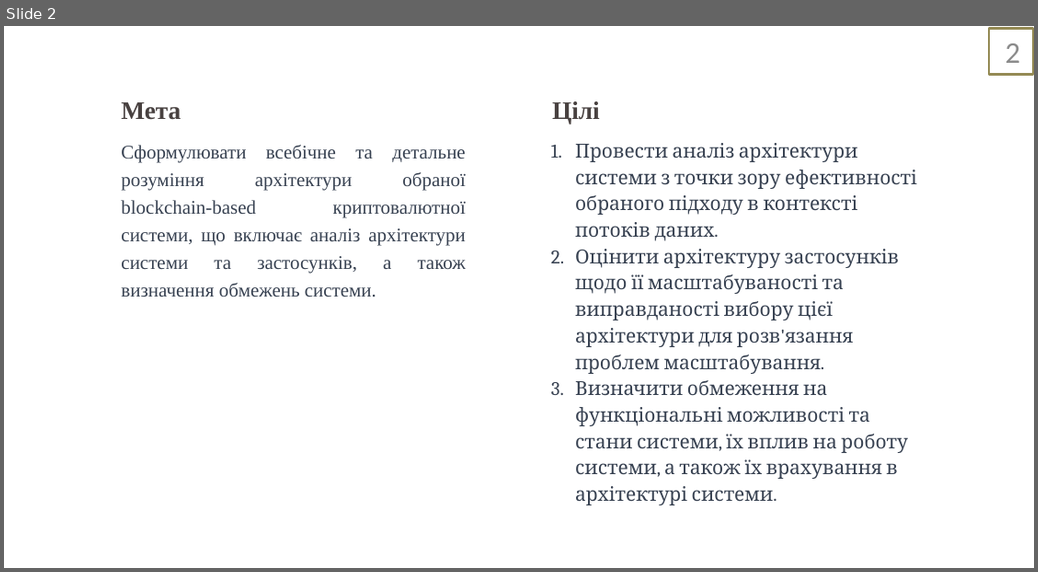
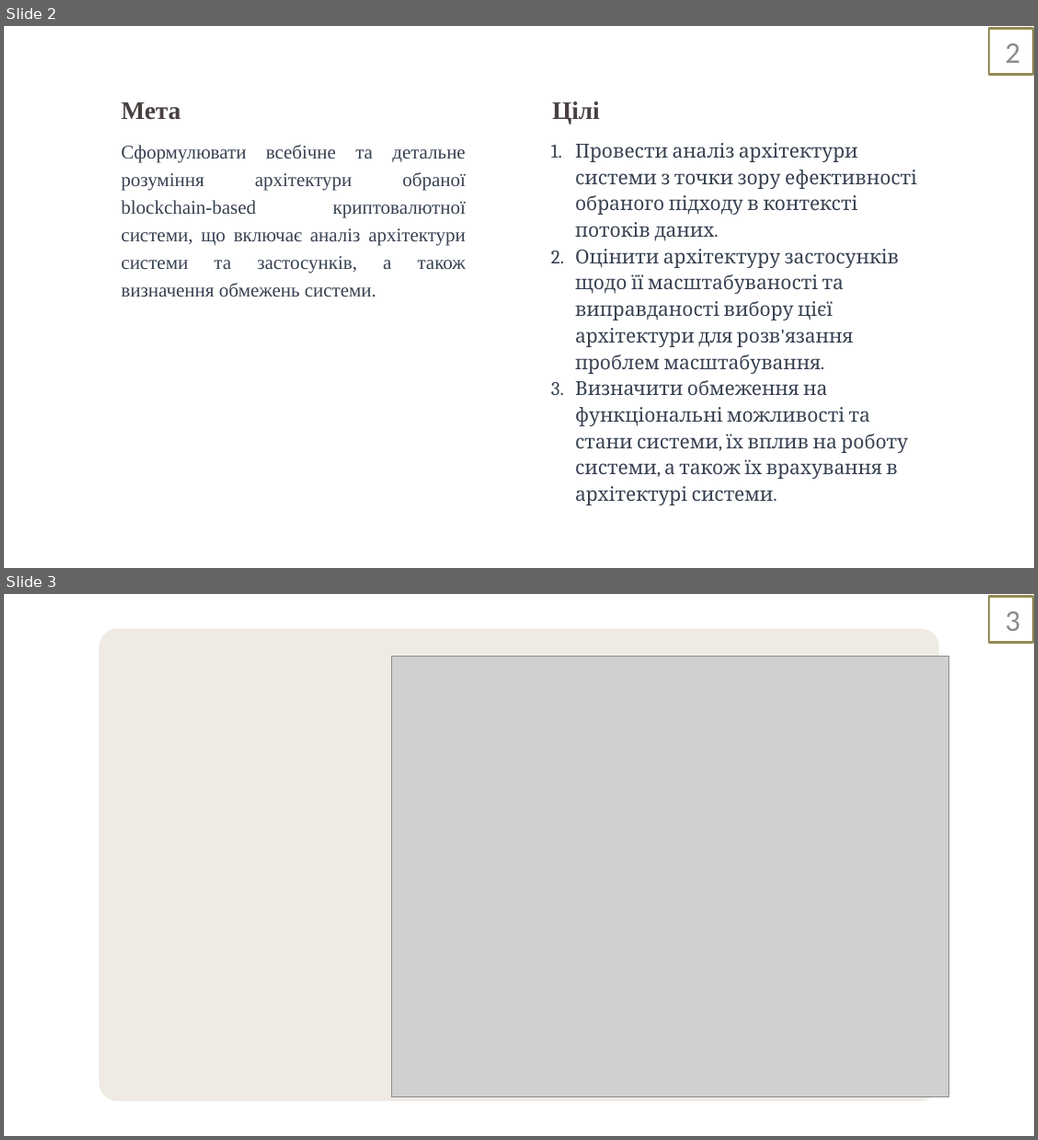
Before and after one commit to Sunr1s/BlockChain, a slide deck: sad/blokchejn-platforma-dlya-avtomatizovanoyi-platizhnoyi-sistemi-zahist-zvitu-z-tehnologichnoyi-praktiki-2023-5-30-16-16-39.pptx. Shown one above the other, each under a label of ours: slide 2 before the commit, slides 2 and 3 after it. The pictures are 1038x572 and 1038x1140 pixels, drawn with LibreOffice and Linux fonts; fonts in the diff are those of the drawing; grey boxes stand for pictures. Boxes give left, top, right and bottom in pixels: in the first picture for what was removed or moved away, otherwise in the second. Text is boxed around its words. In the diff, an @@ line names an element or a change of style, - is before the commit and + after.

```diff
--- a/sad/blokchejn-platforma-dlya-avtomatizovanoyi-platizhnoyi-sistemi-zahist-zvitu-z-tehnologichnoyi-praktiki-2023-5-30-16-16-39.pptx
+++ b/sad/blokchejn-platforma-dlya-avtomatizovanoyi-platizhnoyi-sistemi-zahist-zvitu-z-tehnologichnoyi-praktiki-2023-5-30-16-16-39.pptx
@@ slide 3 added at [4,594,1034,1136], background #FFFFFF @@
@@ rectangle added at [989,597,1034,643], outline #948A54 2 pt @@
@@ page number added at [1006,611,1022,631], 28 pt, text #8C8C8C @@
+3
@@ freeform shape added at [99,629,940,1101], fill #EFEBE4 @@
@@ picture added at [392,656,950,1096] @@
```
Also in this commit, not shown: 1 other slide added, 1 slide removed, 8 other files.
